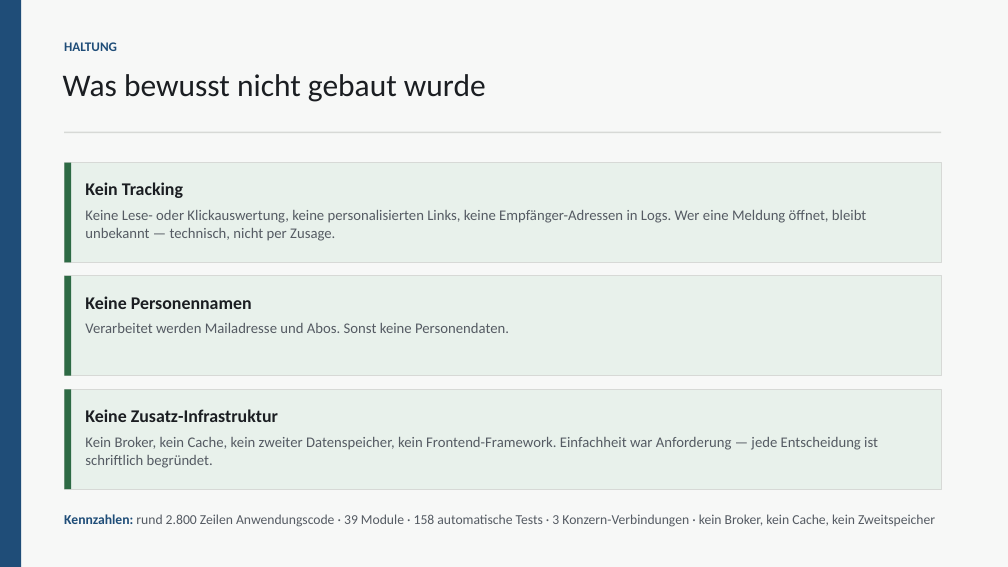
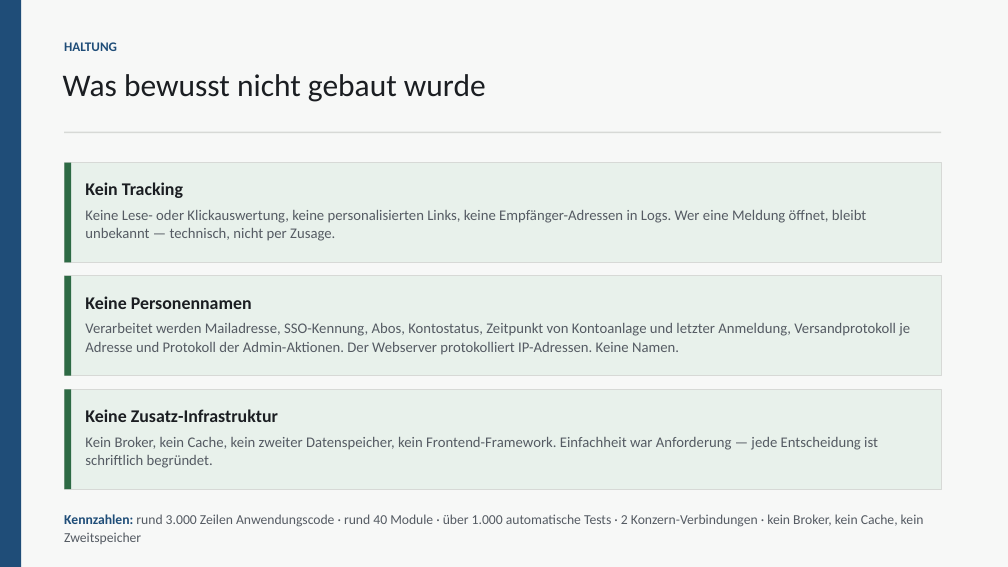
Before and after one commit to NeoAsylum/kundeninfo_newsletter, a slide deck: slide 6 of docs/governance/Stoerungsinfos-BlueZone.pptx. Drawn at 1008x567 pixels with LibreOffice and Linux fonts; fonts in the diff are those of the drawing. Boxes give left, top, right and bottom in pixels: in the first picture for what was removed or moved away, otherwise in the second. Text is boxed around its words. In the diff, an @@ line names an element or a change of style, - is before the commit and + after.

```diff
--- a/docs/governance/Stoerungsinfos-BlueZone.pptx
+++ b/docs/governance/Stoerungsinfos-BlueZone.pptx
@@ text at (85,323,910,355): text changed @@
-Verarbeitet werden Mailadresse und Abos. Sonst keine Personendaten.
+Verarbeitet werden Mailadresse, SSO-Kennung, Abos, Kontostatus, Zeitpunkt von Kontoanlage und letzter Anmeldung, Versandprotokoll je Adresse und Protokoll der Admin-Aktionen. Der Webserver protokolliert IP-Adressen. Keine Namen.
@@ text at (64,514,924,544): text changed @@
-Kennzahlen: rund 2.800 Zeilen Anwendungscode · 39 Module · 158 automatische Tests · 3 Konzern-Verbindungen · kein Broker, kein Cache, kein Zweitspeicher
+Kennzahlen: rund 3.000 Zeilen Anwendungscode · rund 40 Module · über 1.000 automatische Tests · 2 Konzern-Verbindungen · kein Broker, kein Cache, kein Zweitspeicher
```
Also in this commit, not shown: 7 other slides changed, 6 other files.
